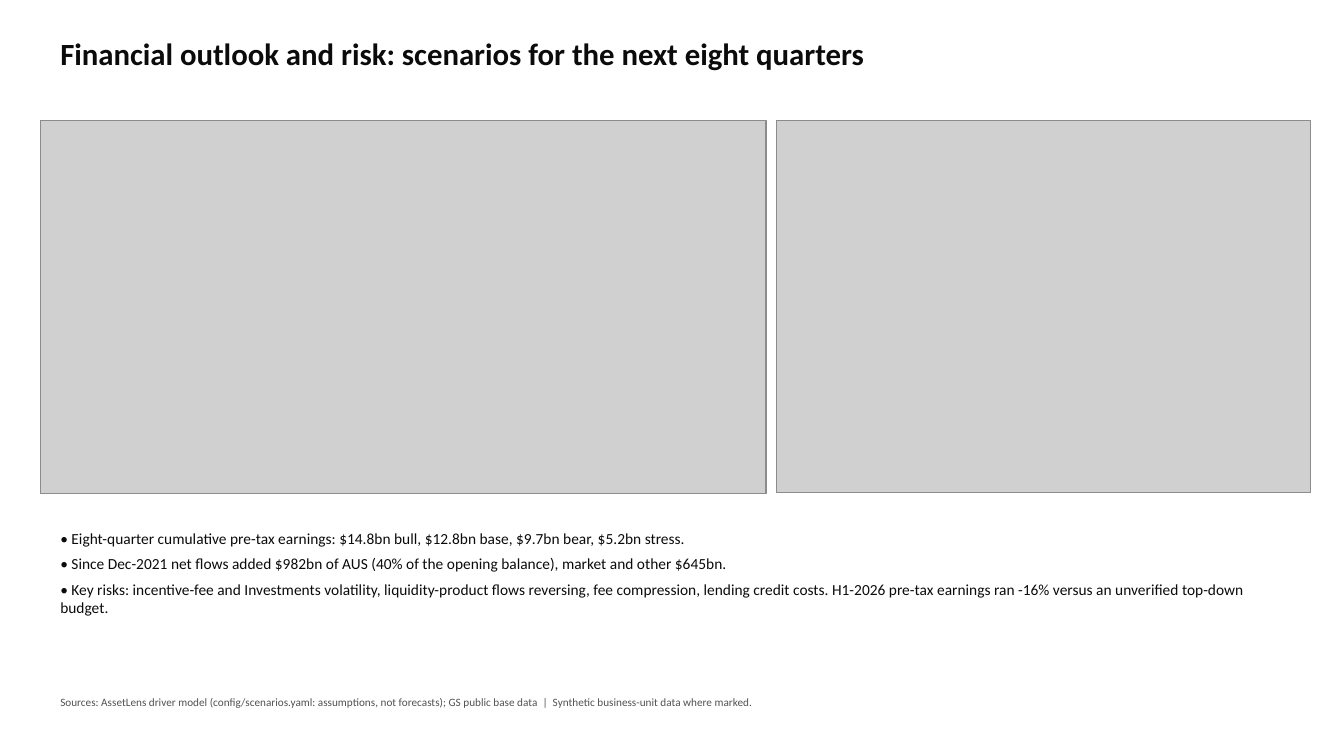
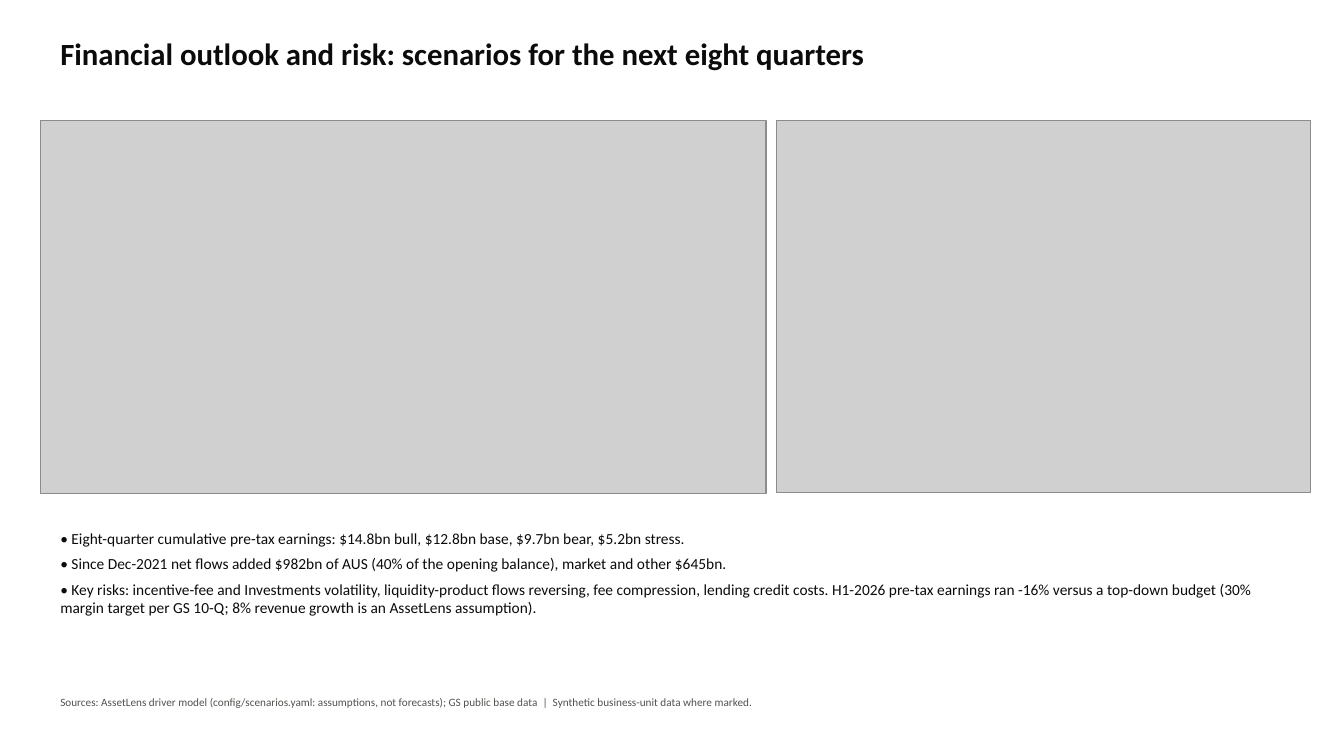
Before and after one commit to swalihnm/assetlens, a slide deck: slide 3 of outputs/deck/AssetLens_Board_Pack.pptx. Drawn at 1344x756 pixels with LibreOffice and Linux fonts; fonts in the diff are those of the drawing; grey boxes stand for pictures. Boxes give left, top, right and bottom in pixels: in the first picture for what was removed or moved away, otherwise in the second. Text is boxed around its words. In the diff, an @@ line names an element or a change of style, - is before the commit and + after.

```diff
--- a/outputs/deck/AssetLens_Board_Pack.pptx
+++ b/outputs/deck/AssetLens_Board_Pack.pptx
@@ text at (60, 584, 1251, 616): text changed @@
-• Key risks: incentive-fee and Investments volatility, liquidity-product flows reversing, fee compression, lending credit costs. H1-2026 pre-tax earnings ran -16% versus an unverified top-down budget.
+• Key risks: incentive-fee and Investments volatility, liquidity-product flows reversing, fee compression, lending credit costs. H1-2026 pre-tax earnings ran -16% versus a top-down budget (30% margin target per GS 10-Q; 8% revenue growth is an AssetLens assumption).
```
Also in this commit, not shown: 3 other slides changed, 30 other files.
